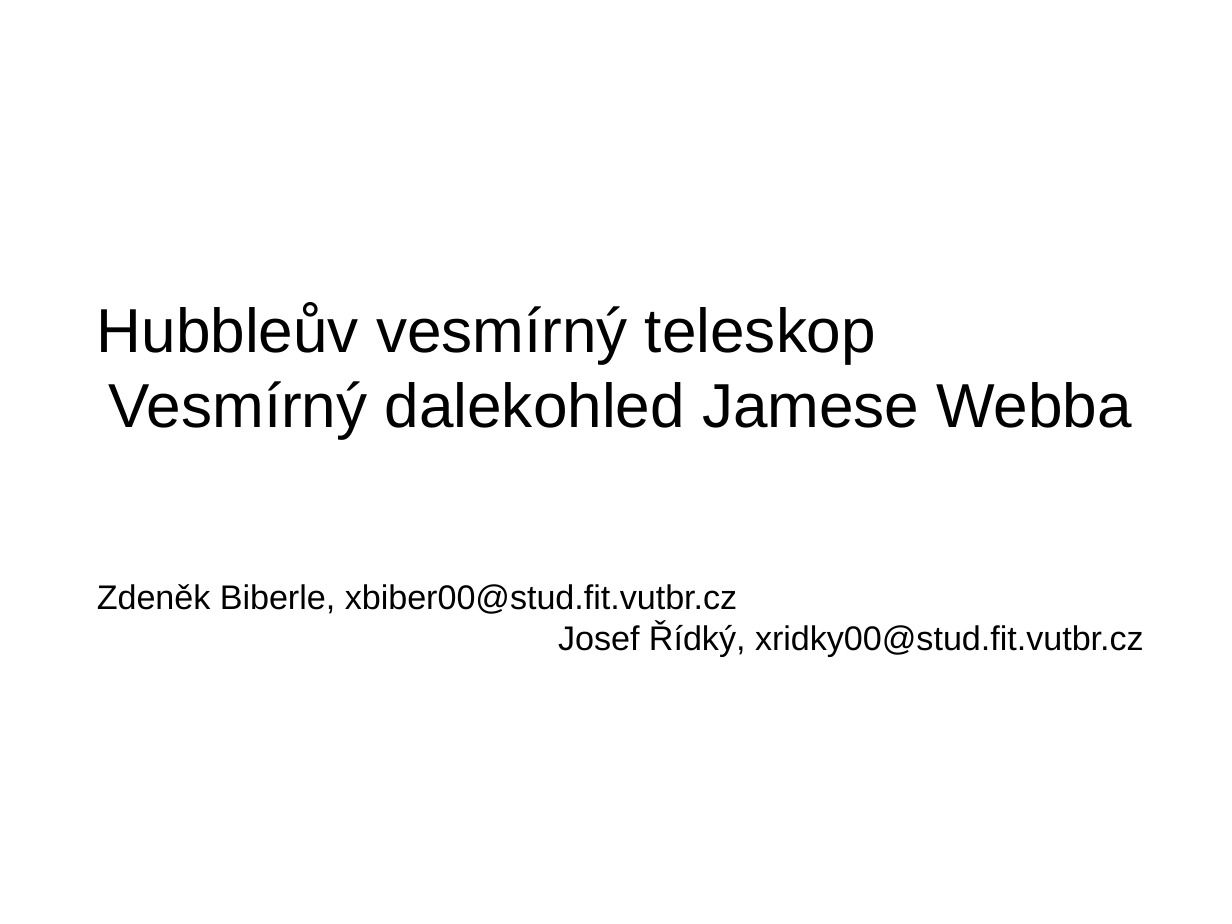
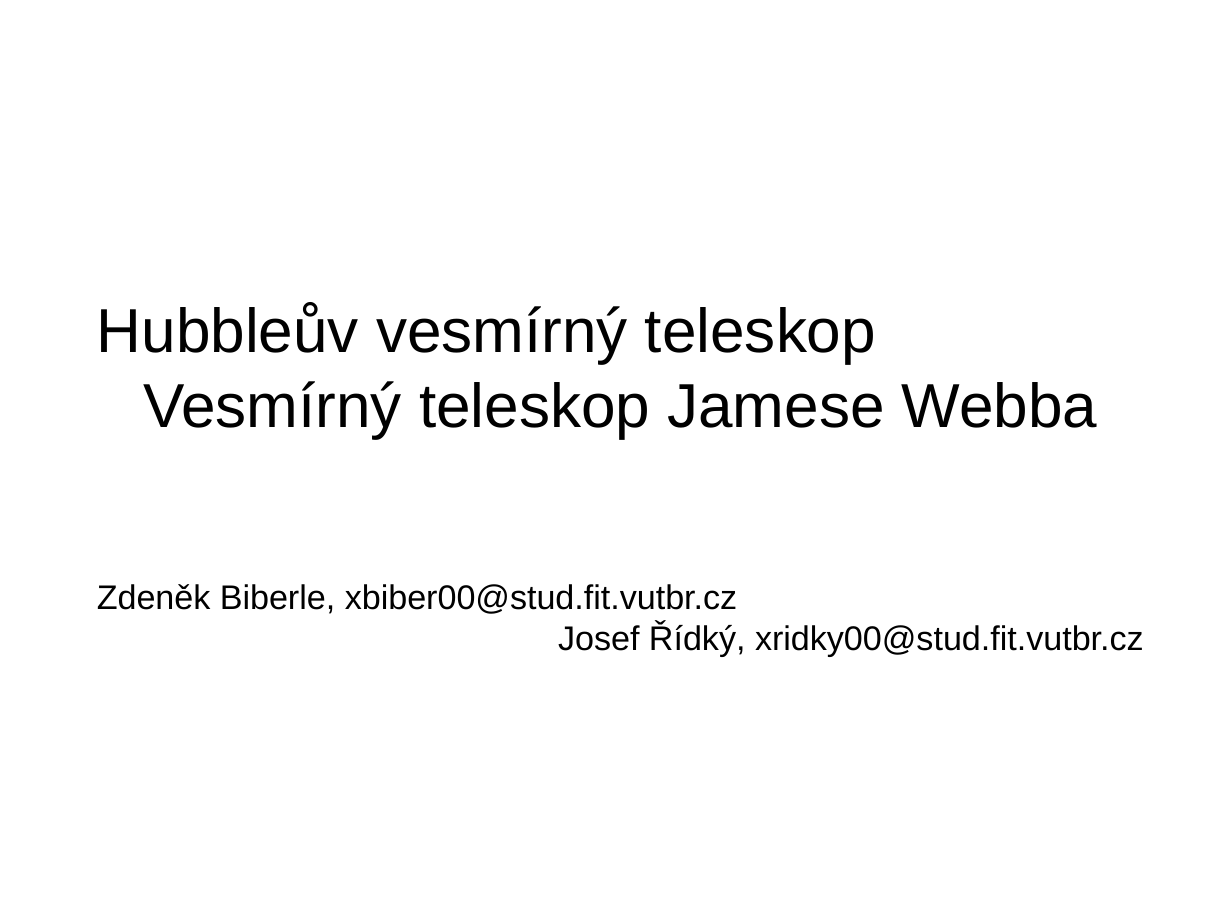
Before and after one commit to fast4shoot/FYO2015, a slide deck: slide 1 of slides/teleskopy.pptx. Drawn at 1232x924 pixels with LibreOffice and Linux fonts; fonts in the diff are those of the drawing; background and template pictures are left out. Boxes give left, top, right and bottom in pixels: in the first picture for what was removed or moved away, otherwise in the second. Text is boxed around its words. In the diff, an @@ line names an element or a change of style, - is before the commit and + after.

Commit message:
Oprava překlepu, doplnění webba v prezentaci

```diff
--- a/slides/teleskopy.pptx
+++ b/slides/teleskopy.pptx
@@ text at [97,303,1097,438]: text changed @@
-Hubbleův vesmírný teleskop
-Vesmírný dalekohled Jamese Webba
+Hubbleův vesmírný teleskop
+Vesmírný teleskop Jamese Webba
```
Also in this commit, not shown: 9 other slides changed, 4 slides added, 1 other file.
